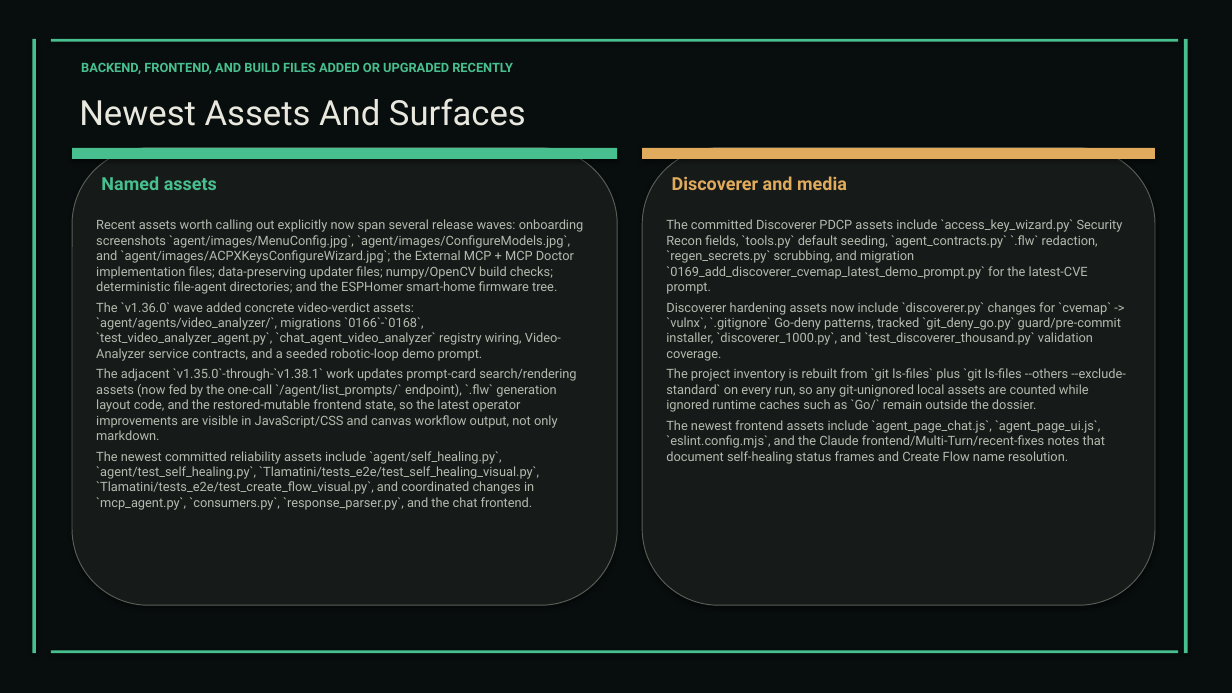
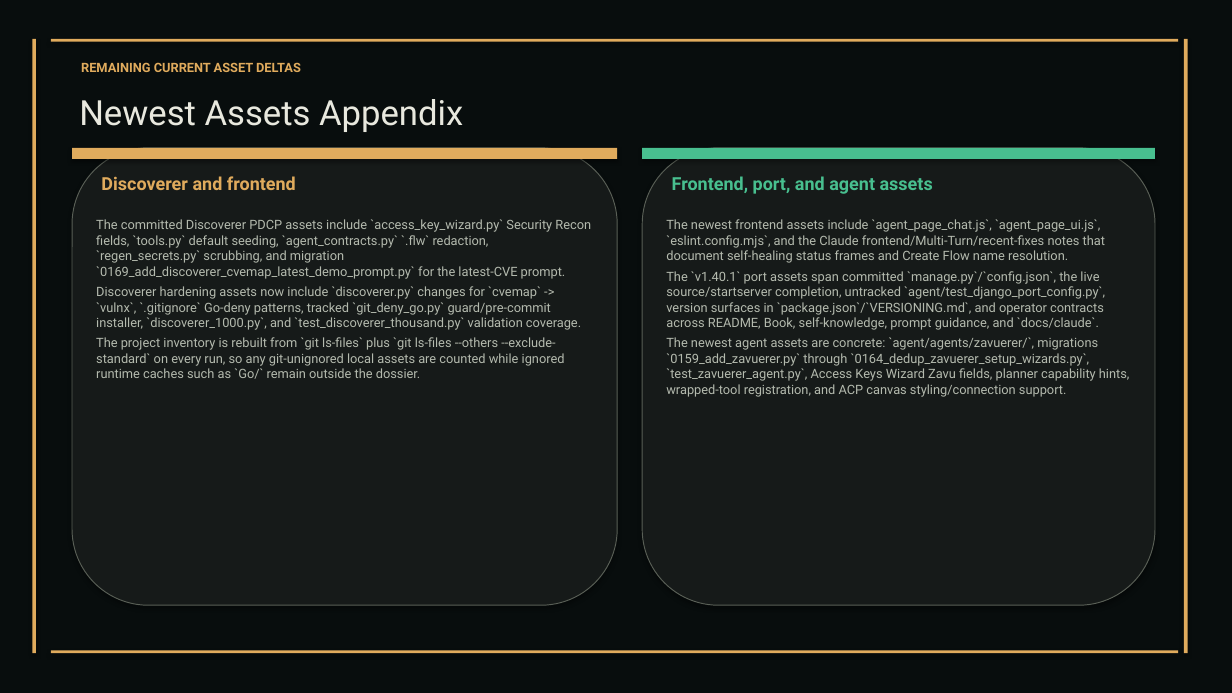
Before and after one commit to XAIHT/web-app, a slide deck: slide 50 of Tlamatini_eXtended_Artificial_Intelligence_Humanly_Tempered.pptx (slide 41 before the commit). Drawn at 1232x693 pixels with LibreOffice and Linux fonts; fonts in the diff are those of the drawing. Boxes give left, top, right and bottom in pixels: in the first picture for what was removed or moved away, otherwise in the second. Text is boxed around its words. In the diff, an @@ line names an element or a change of style, - is before the commit and + after.

Commit message:
Upgrading to version 1.40.1, by Tlamatini's-AutoBot.

```diff
--- a/Tlamatini_eXtended_Artificial_Intelligence_Humanly_Tempered.pptx
+++ b/Tlamatini_eXtended_Artificial_Intelligence_Humanly_Tempered.pptx
@@ text at (x1=81, y1=62, x2=301, y2=72): text changed; text colour #48BF8F to #E0AB5D @@
-BACKEND, FRONTEND, AND BUILD FILES ADDED OR UPGRADED RECENTLY
+REMAINING CURRENT ASSET DELTAS
@@ text at (x1=79, y1=99, x2=463, y2=132): text changed @@
-Newest Assets And Surfaces
+Newest Assets Appendix
@@ fill #48BF8F to #E0AB5D in 5 elements at (x1=32, y1=39, x2=36, y2=653), (x1=1184, y1=39, x2=1188, y2=653), (x1=51, y1=39, x2=1178, y2=42), (x1=51, y1=651, x2=1178, y2=653), (x1=72, y1=148, x2=617, y2=159) @@
@@ rectangle at (x1=642, y1=148, x2=1155, y2=159): fill #E0AB5D to #48BF8F @@
@@ text at (x1=101, y1=176, x2=296, y2=190): text changed; text colour #48BF8F to #E0AB5D @@
-Named assets
+Discoverer and frontend
@@ text at (x1=672, y1=176, x2=933, y2=194): text changed; text colour #E0AB5D to #48BF8F @@
-Discoverer and media
+Frontend, port, and agent assets
@@ text at (x1=96, y1=219, x2=591, y2=379): text changed @@
-Recent assets worth calling out explicitly now span several release waves: onboarding screenshots `agent/images/MenuConfig.jpg`, `agent/images/ConfigureModels.jpg`, and `agent/images/ACPXKeysConfigureWizard.jpg`; the External MCP + MCP Doctor implementation files; data-preserving updater files; numpy/OpenCV build checks; deterministic file-agent directories; and the ESPHomer smart-home firmware tree.
-The `v1.36.0` wave added concrete video-verdict assets: `agent/agents/video_analyzer/`, migrations `0166`-`0168`, `test_video_analyzer_agent.py`, `chat_agent_video_analyzer` registry wiring, Video-Analyzer service contracts, and a seeded robotic-loop demo prompt.
-The adjacent `v1.35.0`-through-`v1.38.1` work updates prompt-card search/rendering assets (now fed by the one-call `/agent/list_prompts/` endpoint), `.flw` generation layout code, and the restored-mutable frontend state, so the latest operator improvements are visible in JavaScript/CSS and canvas workflow output, not only markdown.
-The newest committed reliability assets include `agent/self_healing.py`, `agent/test_self_healing.py`, `Tlamatini/tests_e2e/test_self_healing_visual.py`, `Tlamatini/tests_e2e/test_create_flow_visual.py`, and coordinated changes in `mcp_agent.py`, `consumers.py`, `response_parser.py`, and the chat frontend.
+The committed Discoverer PDCP assets include `access_key_wizard.py` Security Recon fields, `tools.py` default seeding, `agent_contracts.py` `.flw` redaction, `regen_secrets.py` scrubbing, and migration `0169_add_discoverer_cvemap_latest_demo_prompt.py` for the latest-CVE prompt.
+Discoverer hardening assets now include `discoverer.py` changes for `cvemap` -> `vulnx`, `.gitignore` Go-deny patterns, tracked `git_deny_go.py` guard/pre-commit installer, `discoverer_1000.py`, and `test_discoverer_thousand.py` validation coverage.
+The project inventory is rebuilt from `git ls-files` plus `git ls-files --others --exclude-standard` on every run, so any git-unignored local assets are counted while ignored runtime caches such as `Go/` remain outside the dossier.
@@ text at (x1=666, y1=219, x2=1125, y2=412): paragraphs removed @@
-The committed Discoverer PDCP assets include `access_key_wizard.py` Security Recon fields, `tools.py` default seeding, `agent_contracts.py` `.flw` redaction, `regen_secrets.py` scrubbing, and migration `0169_add_discoverer_cvemap_latest_demo_prompt.py` for the latest-CVE prompt.
-Discoverer hardening assets now include `discoverer.py` changes for `cvemap` -> `vulnx`, `.gitignore` Go-deny patterns, tracked `git_deny_go.py` guard/pre-commit installer, `discoverer_1000.py`, and `test_discoverer_thousand.py` validation coverage.
-The project inventory is rebuilt from `git ls-files` plus `git ls-files --others --exclude-standard` on every run, so any git-unignored local assets are counted while ignored runtime caches such as `Go/` remain outside the dossier.
@@ text at (x1=666, y1=271, x2=1130, y2=397): paragraphs added @@
+The `v1.40.1` port assets span committed `manage.py`/`config.json`, the live source/startserver completion, untracked `agent/test_django_port_config.py`, version surfaces in `package.json`/`VERSIONING.md`, and operator contracts across README, Book, self-knowledge, prompt guidance, and `docs/claude`.
+The newest agent assets are concrete: `agent/agents/zavuerer/`, migrations `0159_add_zavuerer.py` through `0164_dedup_zavuerer_setup_wizards.py`, `test_zavuerer_agent.py`, Access Keys Wizard Zavu fields, planner capability hints, wrapped-tool registration, and ACP canvas styling/connection support.
```
Also in this commit, not shown: 69 other slides changed, 11 slides added, 1 slide removed, 8 other files.
